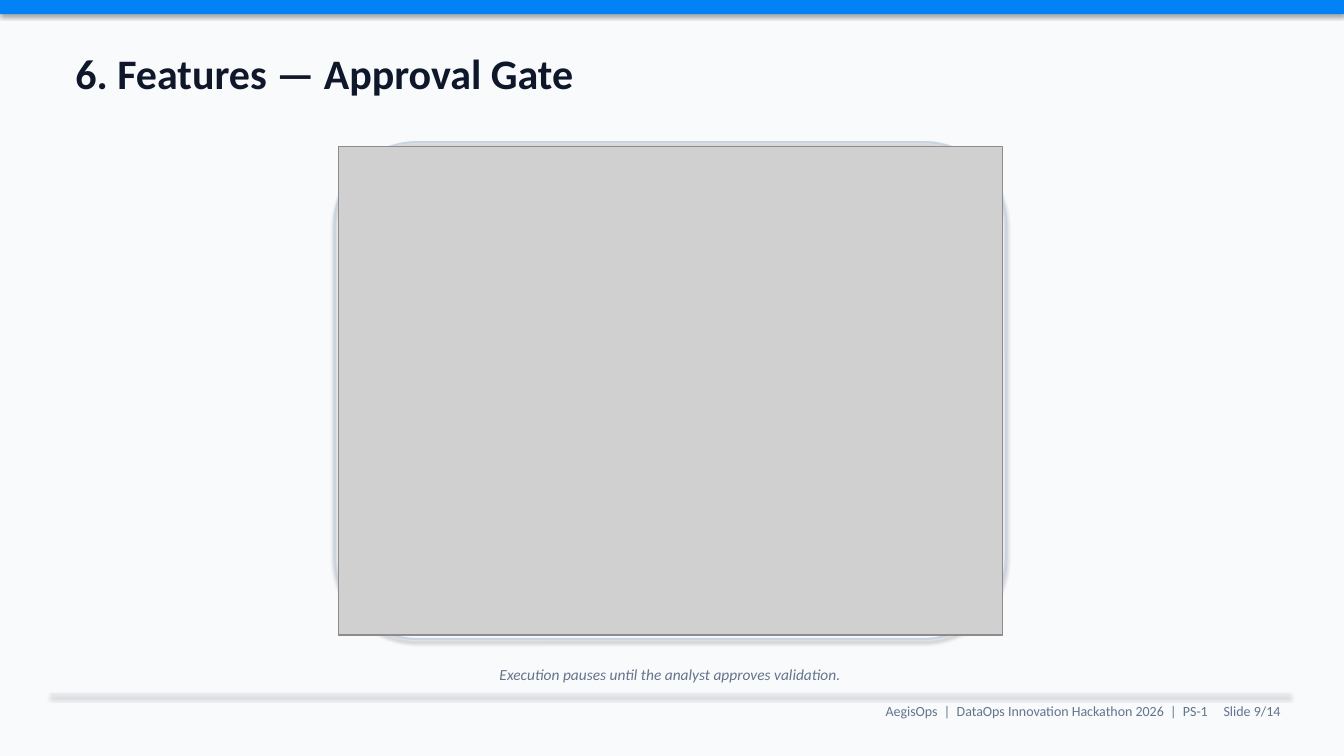
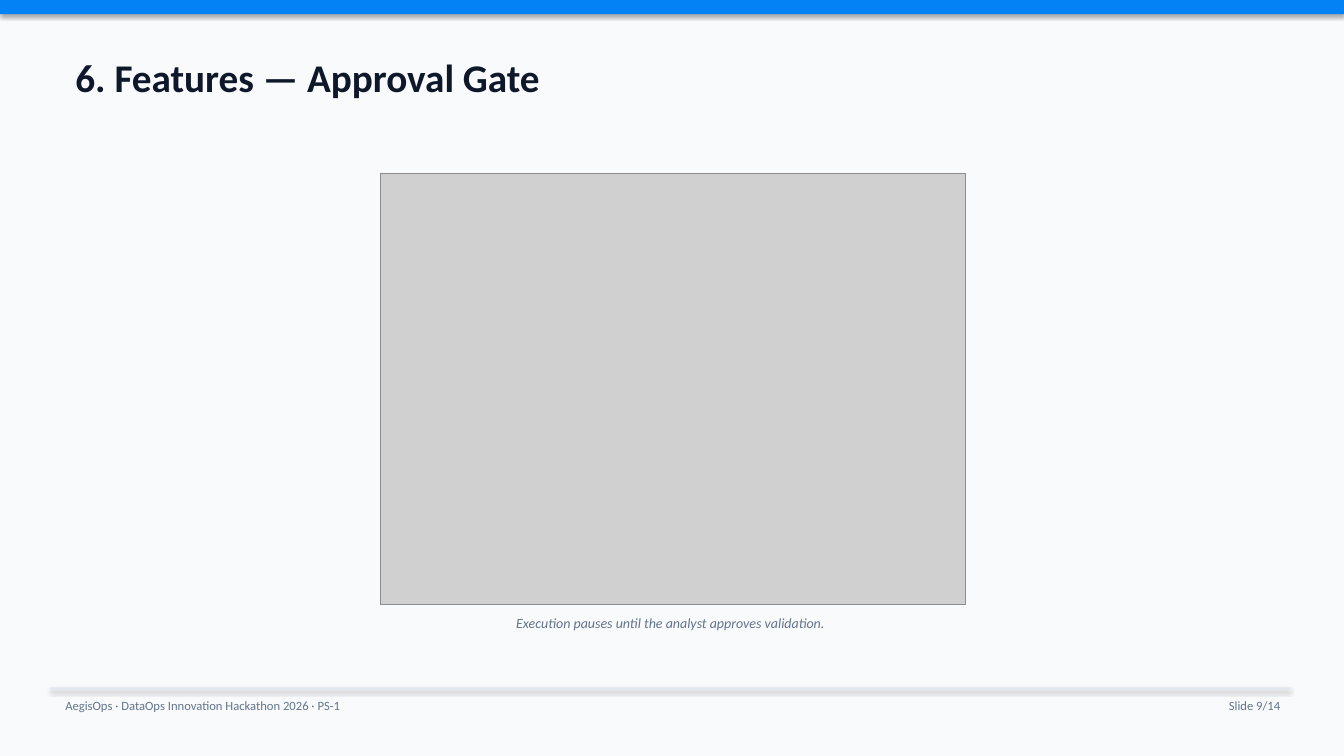
Before and after one commit to visshva-r/AegisOps, a slide deck: slide 9 of ppt/AegisOps_DataOps_Hackathon_2026.pptx. Drawn at 1344x756 pixels with LibreOffice and Linux fonts; fonts in the diff are those of the drawing; grey boxes stand for pictures. Boxes give left, top, right and bottom in pixels: in the first picture for what was removed or moved away, otherwise in the second. Text is boxed around its words. In the diff, an @@ line names an element or a change of style, - is before the commit and + after.

Commit message:
Fix PPT text overlap and spacing across all slides.

```diff
--- a/ppt/AegisOps_DataOps_Hackathon_2026.pptx
+++ b/ppt/AegisOps_DataOps_Hackathon_2026.pptx
@@ text "6. Features — Approval Gate" at bbox=[75, 64, 540, 98]: size 30 to 28 pt @@
@@ rounded rectangle removed at bbox=[335, 142, 1006, 639] @@
@@ picture: place and size @@
-picture at bbox=[339, 146, 1002, 635]
+picture at bbox=[380, 173, 966, 605]
@@ text "Execution pauses until the analyst ...": place and size @@
-text "Execution pauses until the analyst ..." at bbox=[499, 669, 840, 683]
+text "Execution pauses until the analyst ..." at bbox=[516, 618, 825, 630]
@@ text "Execution pauses until the analyst ..." at bbox=[516, 618, 825, 630]: size 11 to 10 pt @@
@@ rectangle: place and size @@
-rectangle at bbox=[50, 694, 1291, 696]
+rectangle at bbox=[50, 688, 1291, 690]
@@ text at bbox=[65, 701, 340, 712]: text changed; size 10 to 9 pt @@
-AegisOps | DataOps Innovation Hackathon 2026 | PS-1 Slide 9/14
+AegisOps · DataOps Innovation Hackathon 2026 · PS-1
@@ text added at bbox=[1229, 701, 1280, 710], 9 pt, text #64748B @@
+Slide 9/14
```
Also in this commit, not shown: 13 other slides changed, 1 other file.
